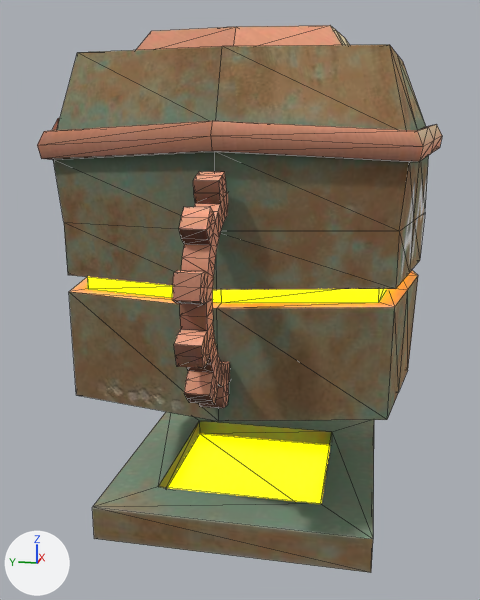
Renders of the glTF model NikkiFuego/steampunkPickupAmmo.glb from each side of a commit.
Rendered twice from a camera (50 mm lens) standing at (-1.22, -0.218, 0.694) and looking at (-0.014, 0.023, 0.393). The axes (+X, +Y, +Z) are drawn at lower left. The lights are the same throughout. Mesh edges are drawn as thin lines. Objects named as collision shapes, trigger or cutter boxes, shadow casters or lower levels of detail are left out. Where no turn or scale is listed for an object, it has been applied to the vertices. Vertices at the same position are counted once.

The first picture shows 'steampunkPickupAmmo'.
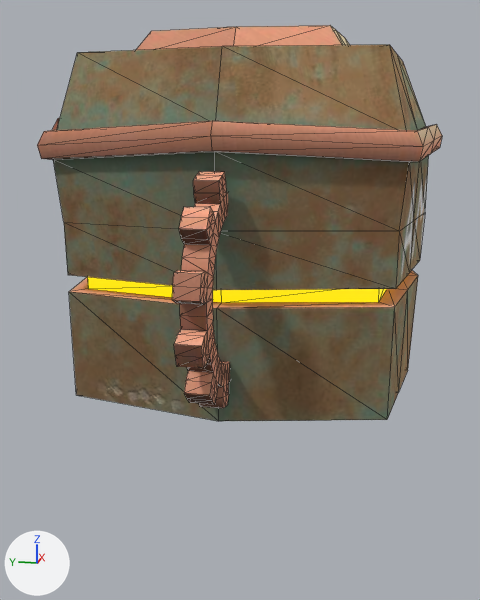
Commit message: fix: steampunk pickup fixes

What the commit changed:
In material 'steampunkNeon' (mat_steampunkneon), emission_strength goes from 3.996 to 1.0.
me_cube_004 has 582 vertices, 1140 faces and spans x -0.462..0.46, y -0.327..0.327, z 0.0..0.857.
me_cube_004 is used by ob_steampunkpickupammo; location (0.0, 0.0, 0.0).
me_cube_004 part 1: the loose piece of 16 vertices spanning x -0.242..0.242, y -0.242..0.242, z 0.0..0.062 is deleted.

What differs and where, as boxes [x1, y1, x2, y2] in the pictures (480 x 600 px):
'steampunkPickupAmmo', surface changed, reshaped (28% shorter): before [37, 25, 442, 573]; after [37, 25, 442, 421]
part 1 of me_cube_004, deleted: before [92, 412, 374, 573]
